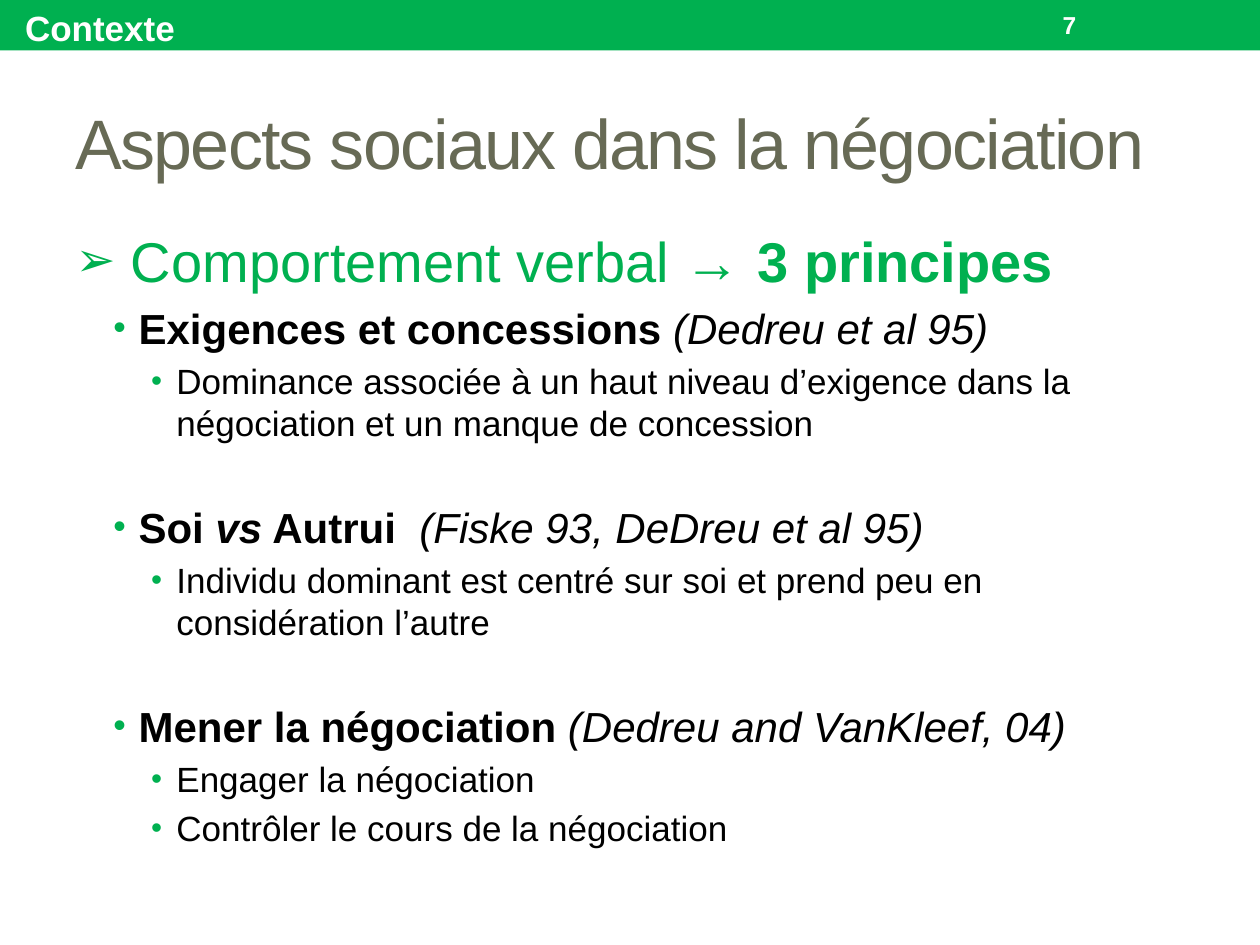
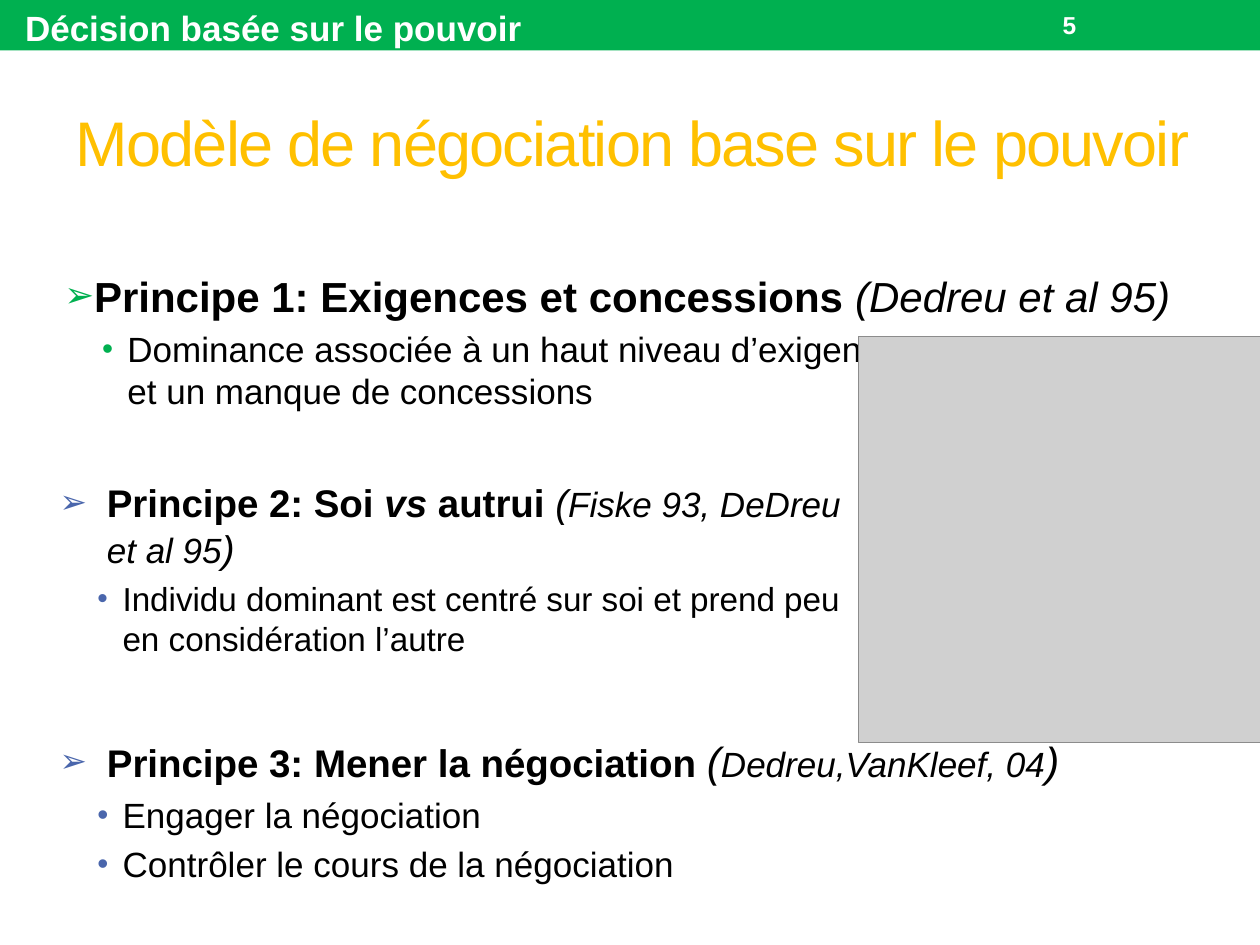
Before and after one commit to Olydia/Discolog, a slide deck: slide 5 of papers/Presentations/GT ACAI 17/GT.pptx (slide 7 before the commit). Drawn at 1260x945 pixels with LibreOffice and Linux fonts; fonts in the diff are those of the drawing; grey boxes stand for pictures. Boxes give left, top, right and bottom in pixels: in the first picture for what was removed or moved away, otherwise in the second. Text is boxed around its words. In the diff, an @@ line names an element or a change of style, - is before the commit and + after.

Commit message:
presentation

```diff
--- a/papers/Presentations/GT ACAI 17/GT.pptx
+++ b/papers/Presentations/GT ACAI 17/GT.pptx
@@ text removed at (25,16,175,42) @@
-Contexte
@@ text added at (25,15,521,48), 20 pt, text #FFFFFF, bold @@
+Décision basée sur le pouvoir
@@ page number at (1063,17,1077,35): text changed @@
-7
+5
@@ title at (76,119,1189,178): text changed; size 40 to 36 pt; text colour #676A55 to #FFC000 @@
-Aspects sociaux dans la négociation
+Modèle de négociation base sur le pouvoir
@@ text at (94,281,1210,411): text changed @@
-➢ Comportement verbal → 3 principes
-  • Exigences et concessions (Dedreu et al 95)
-    • Dominance associée à un haut niveau d’exigence dans la négociation et un manque de concession
-  • Soi vs Autrui (Fiske 93, DeDreu et al 95)
-    • Individu dominant est centré sur soi et prend peu en considération l’autre
-  • Mener la négociation (Dedreu and VanKleef, 04)
-    • Engager la négociation
-    • Contrôler le cours de la négociation
+  ➢ Principe 1: Exigences et concessions (Dedreu et al 95)
+    • Dominance associée à un haut niveau d’exigence dans la négociation et un manque de concessions
@@ picture added at (858,336,1260,742) @@
@@ text added at (107,489,841,652), 19 pt, text #000000 @@
+  ➢ Principe 2: Soi vs autrui (Fiske 93, DeDreu et al 95)
+    • Individu dominant est centré sur soi et prend peu en considération l’autre
@@ text added at (107,748,1045,883), 20 pt, text #000000 @@
+  ➢ Principe 3: Mener la négociation (Dedreu,VanKleef, 04)
+    • Engager la négociation
+    • Contrôler le cours de la négociation
```
Also in this commit, not shown: 4 other slides changed, 5 slides added, 10 slides removed, 2 other files.
